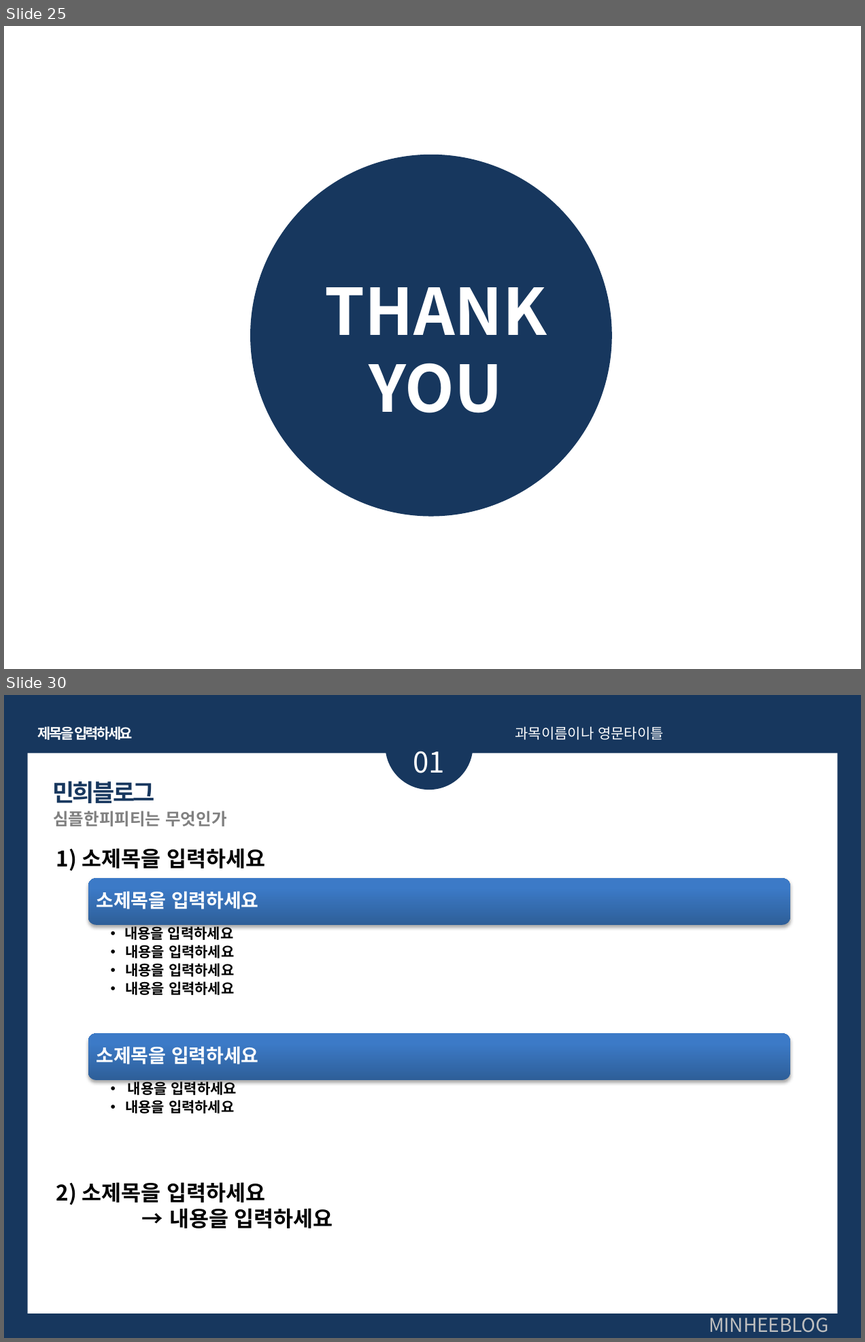
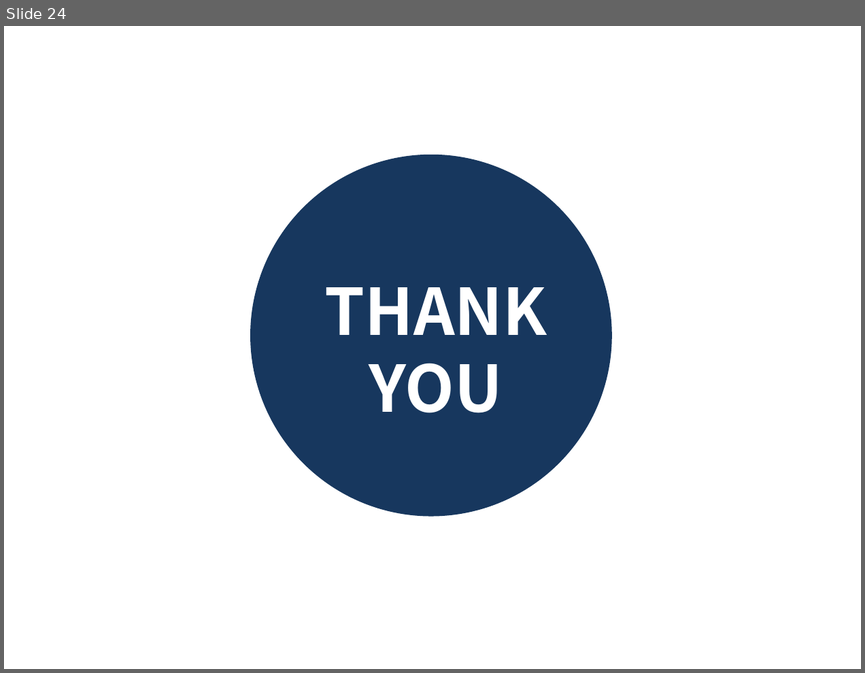
Before and after one commit to 201411108/Black-Android-app-for-eye, a slide deck: Document/발표PPT.pptx. Shown one above the other, each under a label of ours: slides 25 and 30 before the commit, slide 24 after it; the slides between them are not shown. The pictures are 865x1342 and 865x673 pixels, drawn with LibreOffice and Linux fonts; fonts in the diff are those of the drawing. Boxes give left, top, right and bottom in pixels: in the first picture for what was removed or moved away, otherwise in the second. Text is boxed around its words. In the diff, an @@ line names an element or a change of style, - is before the commit and + after.

```diff
--- a/Document/발표PPT.pptx
+++ b/Document/발표PPT.pptx
@@ slide 30 removed at bbox=[4, 695, 861, 1338], background #17375E @@
@@ ellipse removed at bbox=[385, 702, 473, 790] @@
@@ text removed at bbox=[38, 726, 133, 740] @@
-제목을 입력하세요
@@ text removed at bbox=[515, 726, 663, 740] @@
-과목이름이나 영문타이틀
@@ rectangle removed at bbox=[28, 753, 838, 1314] @@
@@ text removed at bbox=[413, 751, 445, 773] @@
-01
@@ text removed at bbox=[52, 781, 155, 803] @@
-민희블로그
@@ text removed at bbox=[53, 811, 226, 826] @@
-심플한피피티는 무엇인가
@@ text removed at bbox=[56, 848, 333, 1228] @@
-1) 소제목을 입력하세요
-2) 소제목을 입력하세요
-→ 내용을 입력하세요
@@ group removed at bbox=[88, 879, 789, 1113]: 4 texts, 2 rounded rectangles @@
-소제목을 입력하세요
-  • 내용을 입력하세요
-  • 내용을 입력하세요
-  • 내용을 입력하세요
-  • 내용을 입력하세요
-소제목을 입력하세요
-  • 내용을 입력하세요
-  • 내용을 입력하세요
@@ text removed at bbox=[708, 1312, 829, 1332] @@
-MINHEEBLOG
@@ what was slide 25 is now slide 24 @@
```
Also in this commit, not shown: 13 slides changed, 10 other slides removed.
